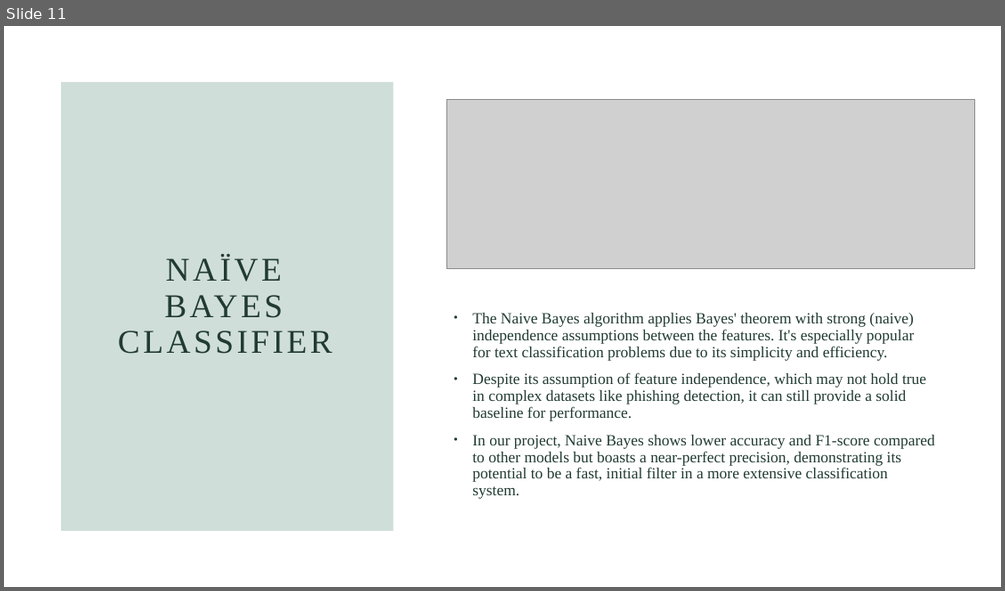
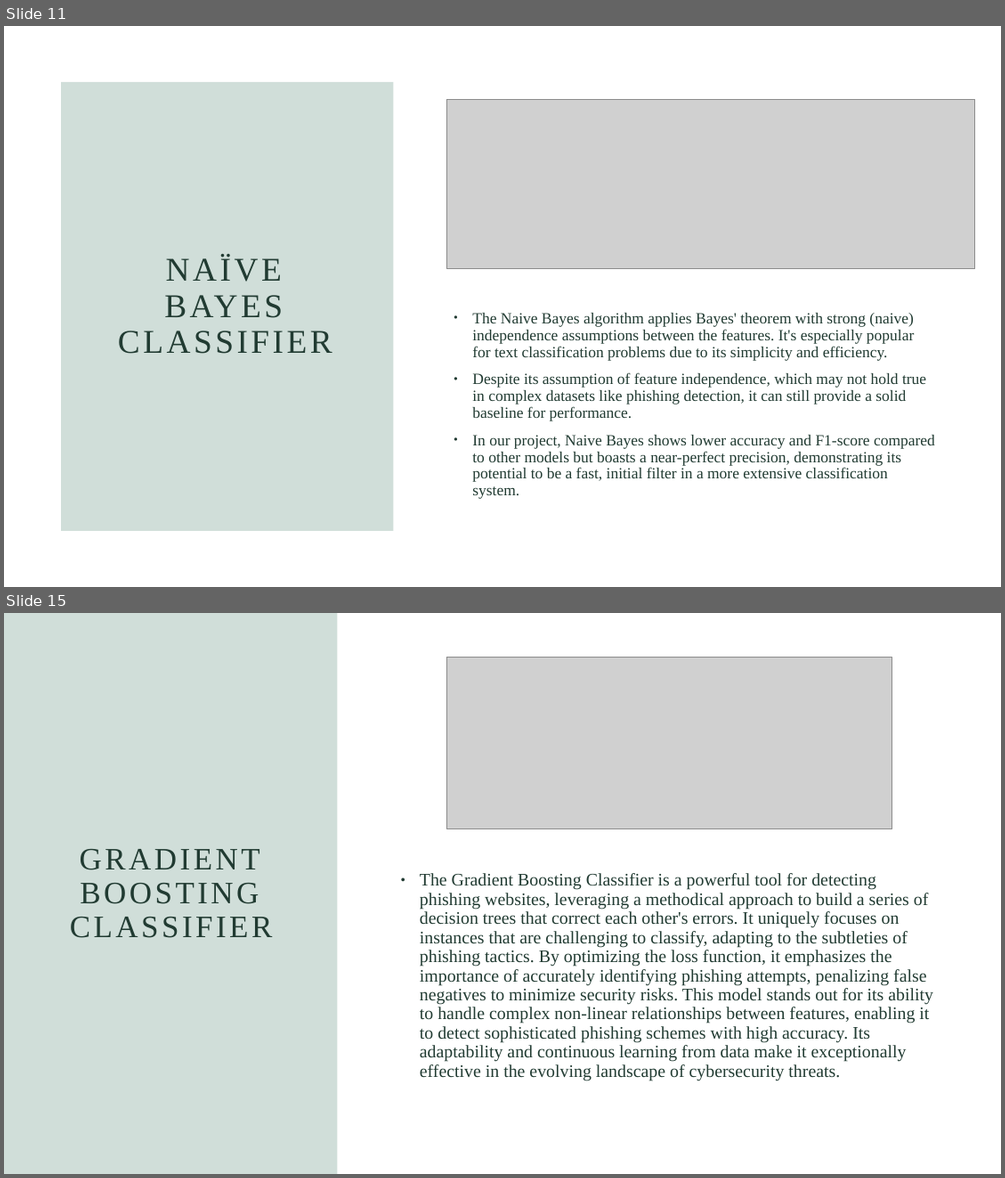
Before and after one commit to mpriyankapatil/ISU-Software_Project_2024, a slide deck: Week 6 .pptx. Shown one above the other, each under a label of ours: slide 11 before the commit, slides 11 and 15 after it; the slides between them are not shown. The pictures are 1005x591 and 1005x1178 pixels, drawn with LibreOffice and Linux fonts; fonts in the diff are those of the drawing; grey boxes stand for pictures. Boxes give left, top, right and bottom in pixels: in the first picture for what was removed or moved away, otherwise in the second. Text is boxed around its words. In the diff, an @@ line names an element or a change of style, - is before the commit and + after.

```diff
--- a/Week 6 .pptx
+++ b/Week 6 .pptx
@@ slide 15 added at <box>4,613,1001,1174</box>, background #FFFFFF @@
@@ rectangle added at <box>4,613,338,1174</box>, fill #467E6B at 25% opacity @@
@@ picture added at <box>446,657,892,829</box> @@
@@ title added at <box>70,849,273,938</box>, 30 pt, text #213B32 @@
+GRADIENT BOOSTING CLASSIFIER
@@ text added at <box>420,873,933,1081</box>, 17 pt, text #213B32 @@
+• The Gradient Boosting Classifier is a powerful tool for detecting phishing websites, leveraging a methodical approach to build a series of decision trees that correct each other's errors. It uniquely focuses on instances that are challenging to classify, adapting to the subtleties of phishing tactics. By optimizing the loss function, it emphasizes the importance of accurately identifying phishing attempts, penalizing false negatives to minimize security risks. This model stands out for its ability to handle complex non-linear relationships between features, enabling it to detect sophisticated phishing schemes with high accuracy. Its adaptability and continuous learning from data make it exceptionally effective in the evolving landscape of cybersecurity threats.
```
Also in this commit, not shown: 6 other slides added, 1 other file.
